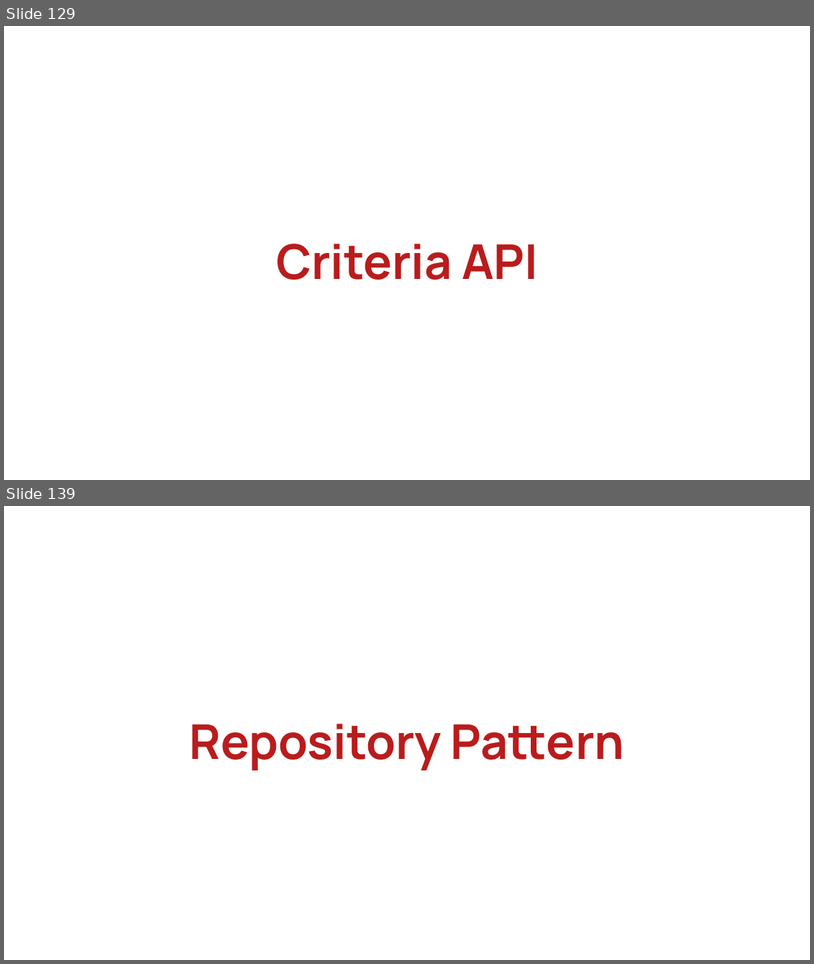
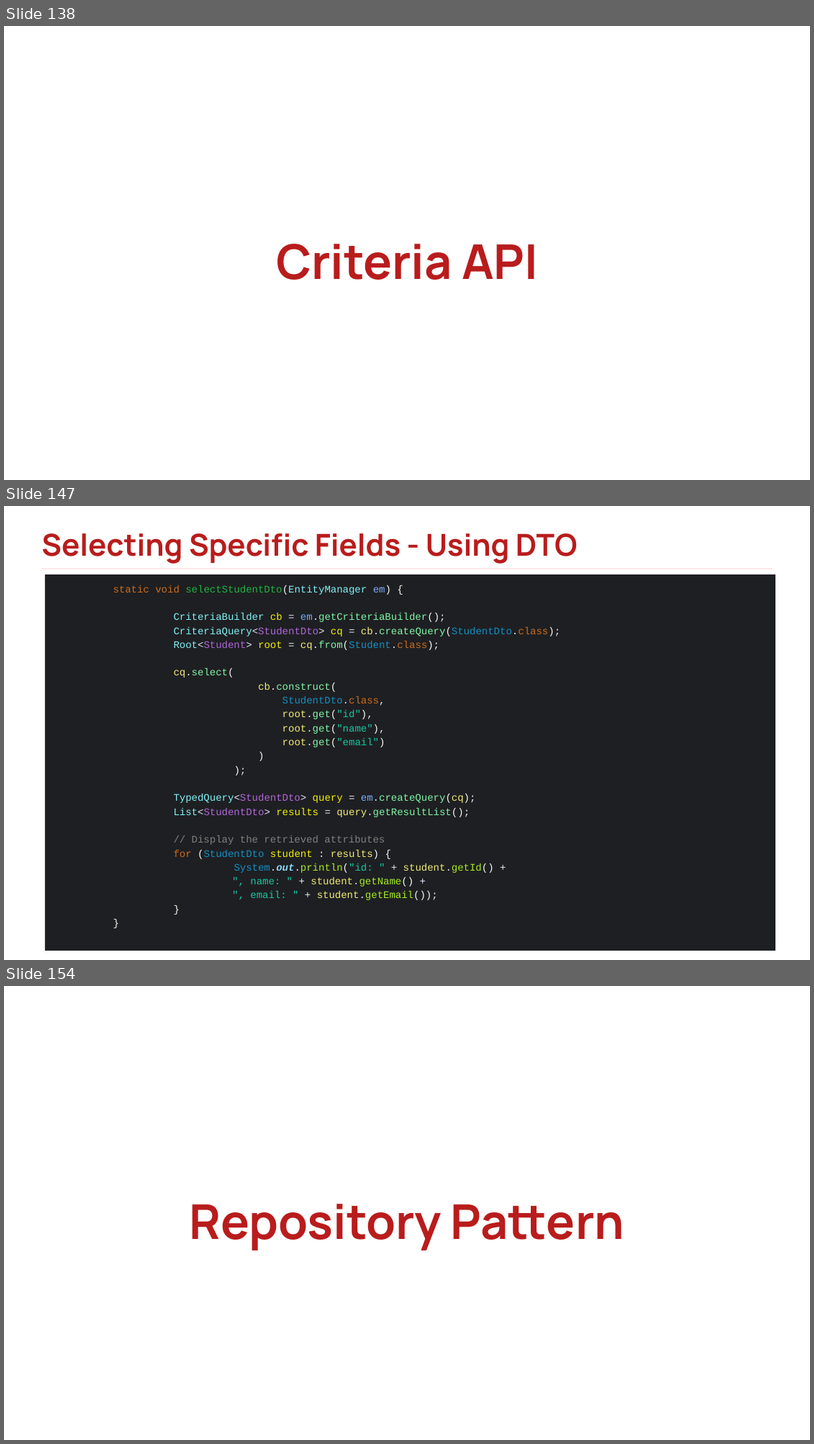
Before and after one commit to rlimosenero/rey-limosenero_java101, a slide deck: Java Persistence & Hibernate.pptx. Shown one above the other, each under a label of ours: slides 129 and 139 before the commit, slides 138, 147 and 154 after it; the slides between them are not shown. The pictures are 814x964 and 814x1444 pixels, drawn with LibreOffice and Linux fonts; fonts in the diff are those of the drawing; background and template pictures are left out. Boxes give left, top, right and bottom in pixels: in the first picture for what was removed or moved away, otherwise in the second. Text is boxed around its words. In the diff, an @@ line names an element or a change of style, - is before the commit and + after.

```diff
--- a/Java Persistence & Hibernate.pptx
+++ b/Java Persistence & Hibernate.pptx
@@ slide 147 added at box(4, 506, 810, 960), background picture (left out) @@
@@ text added at box(41, 533, 578, 564), 36 pt, text #B91C1C, bold @@
+Selecting Specific Fields - Using DTO
@@ rectangle added at box(41, 568, 772, 569), fill #FEE2E2 @@
@@ rectangle added at box(45, 574, 776, 950), fill #1E1F22, 12 pt, text #80F6A7 @@
+static void selectStudentDto(EntityManager em) {
+CriteriaBuilder cb = em.getCriteriaBuilder();
+CriteriaQuery<StudentDto> cq = cb.createQuery(StudentDto.class);
+Root<Student> root = cq.from(Student.class);
+cq.select(
+cb.construct(
+StudentDto.class,
+root.get("id"),
+root.get("name"),
+root.get("email")
+)
+);
+TypedQuery<StudentDto> query = em.createQuery(cq);
+List<StudentDto> results = query.getResultList();
+// Display the retrieved attributes
+for (StudentDto student : results) {
+System.out.println("id: " + student.getId() +
+", name: " + student.getName() +
+", email: " + student.getEmail());
+}
+}
@@ what was slide 129 is now slide 138 @@
@@ what was slide 139 is now slide 154 @@
```
Also in this commit, not shown: 24 slides changed, 26 other slides added, 4 slides removed.
